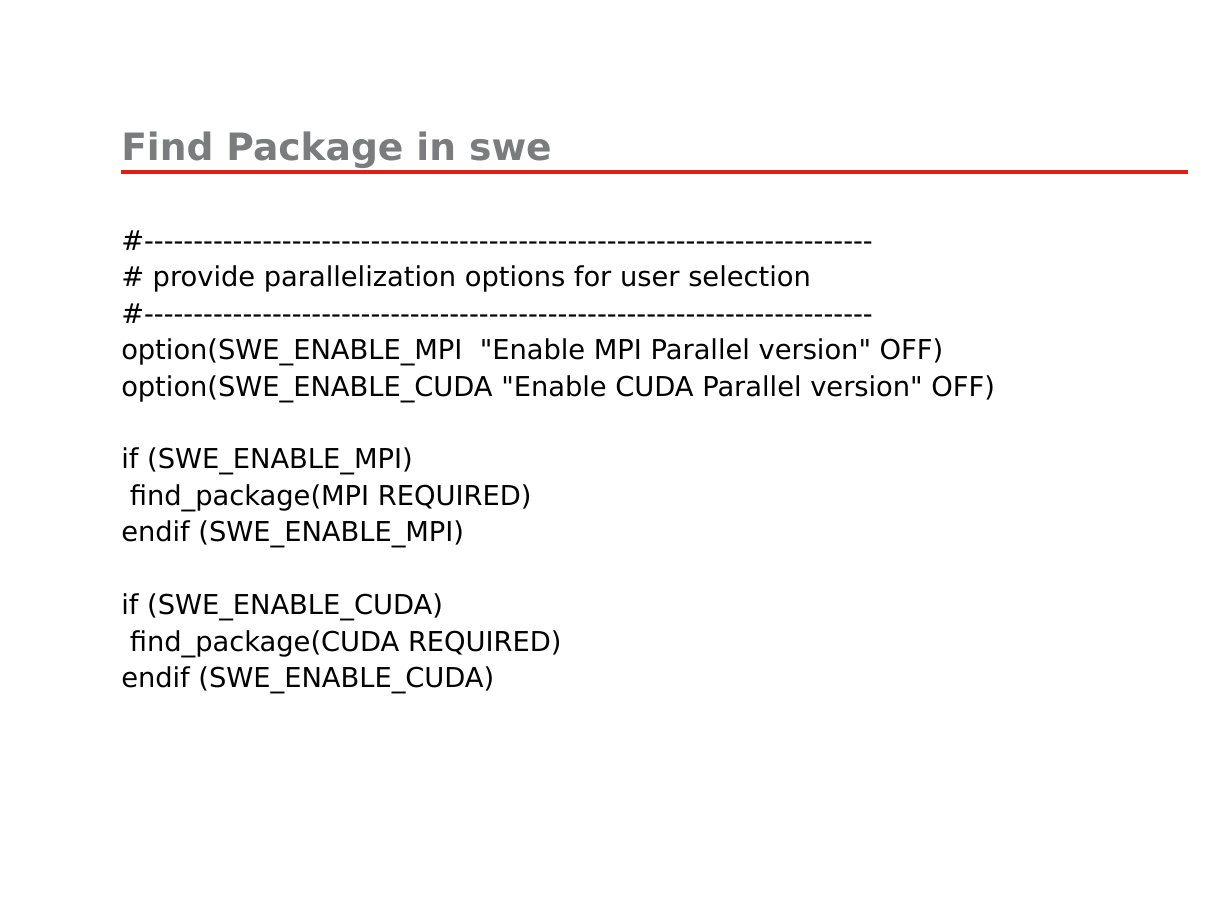
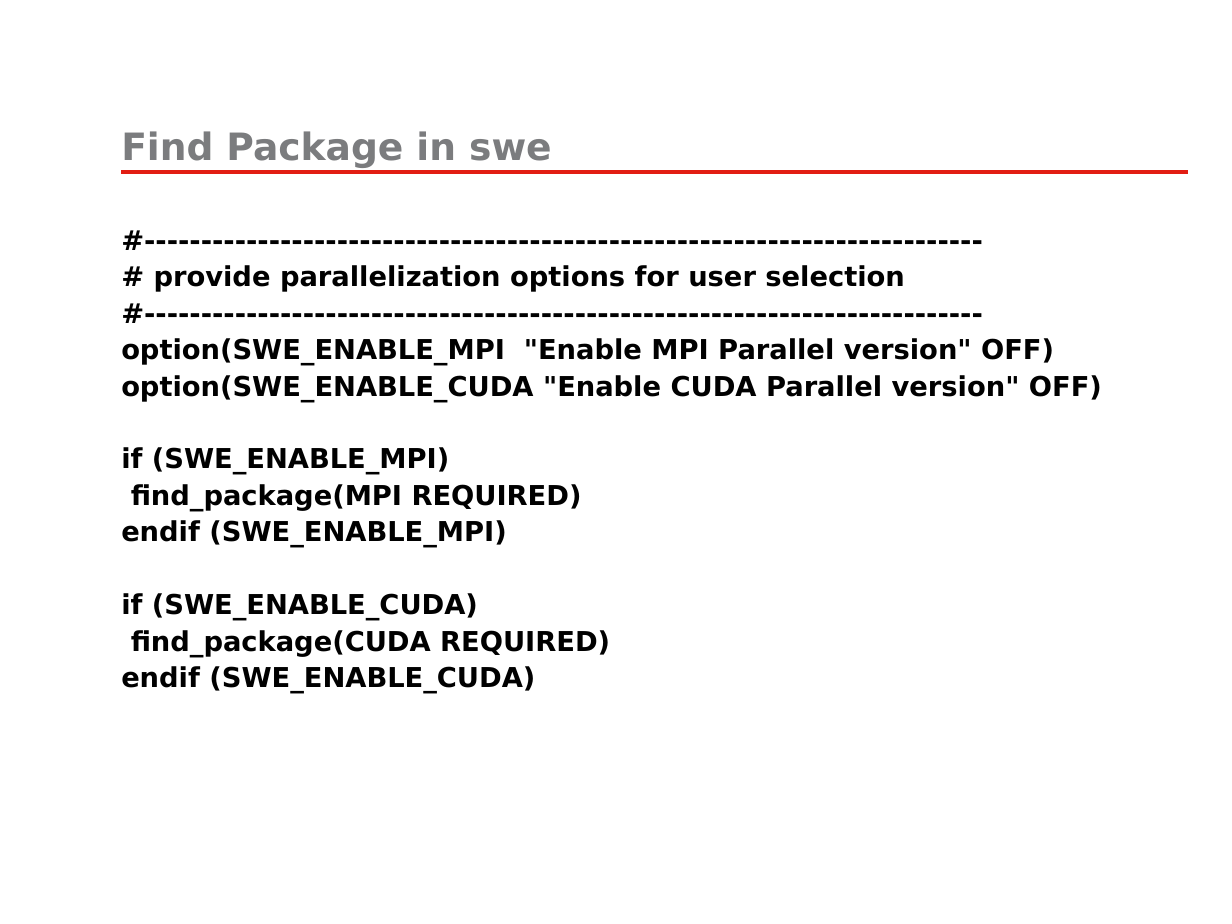
Before and after one commit to fomics/SummerSchool2013, a slide deck: slide 13 of PRESENTATIONS/cmake/2013-07-08-SummerSchool-CMake.pptx. Drawn at 1232x924 pixels with LibreOffice and Linux fonts; fonts in the diff are those of the drawing; background and template pictures are left out. Boxes give left, top, right and bottom in pixels: in the first picture for what was removed or moved away, otherwise in the second. Text is boxed around its words. In the diff, an @@ line names an element or a change of style, - is before the commit and + after.

```diff
--- a/PRESENTATIONS/cmake/2013-07-08-SummerSchool-CMake.pptx
+++ b/PRESENTATIONS/cmake/2013-07-08-SummerSchool-CMake.pptx
@@ text "#----------------------------------------------------------- ..." at (x1=121, y1=265, x2=1102, y2=693): bold on @@
```
Also in this commit, not shown: 3 other slides changed, 8 slides added.
